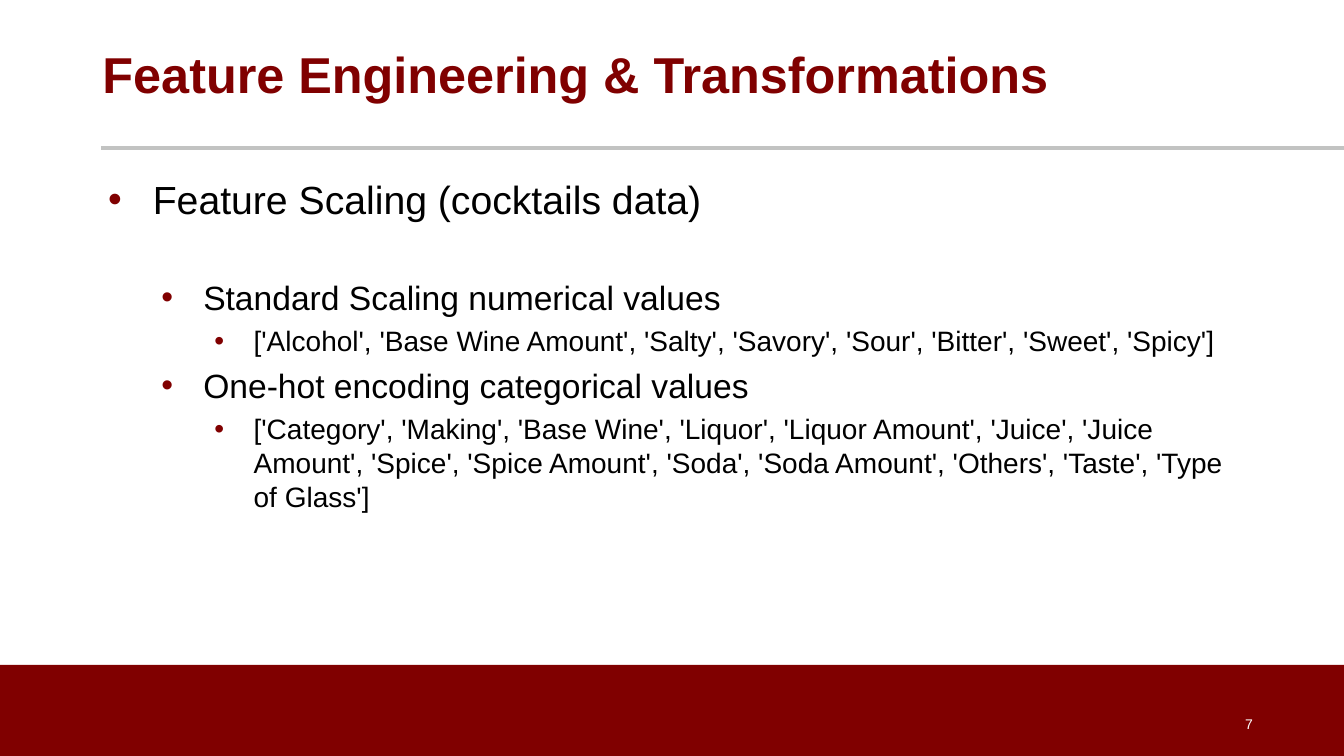
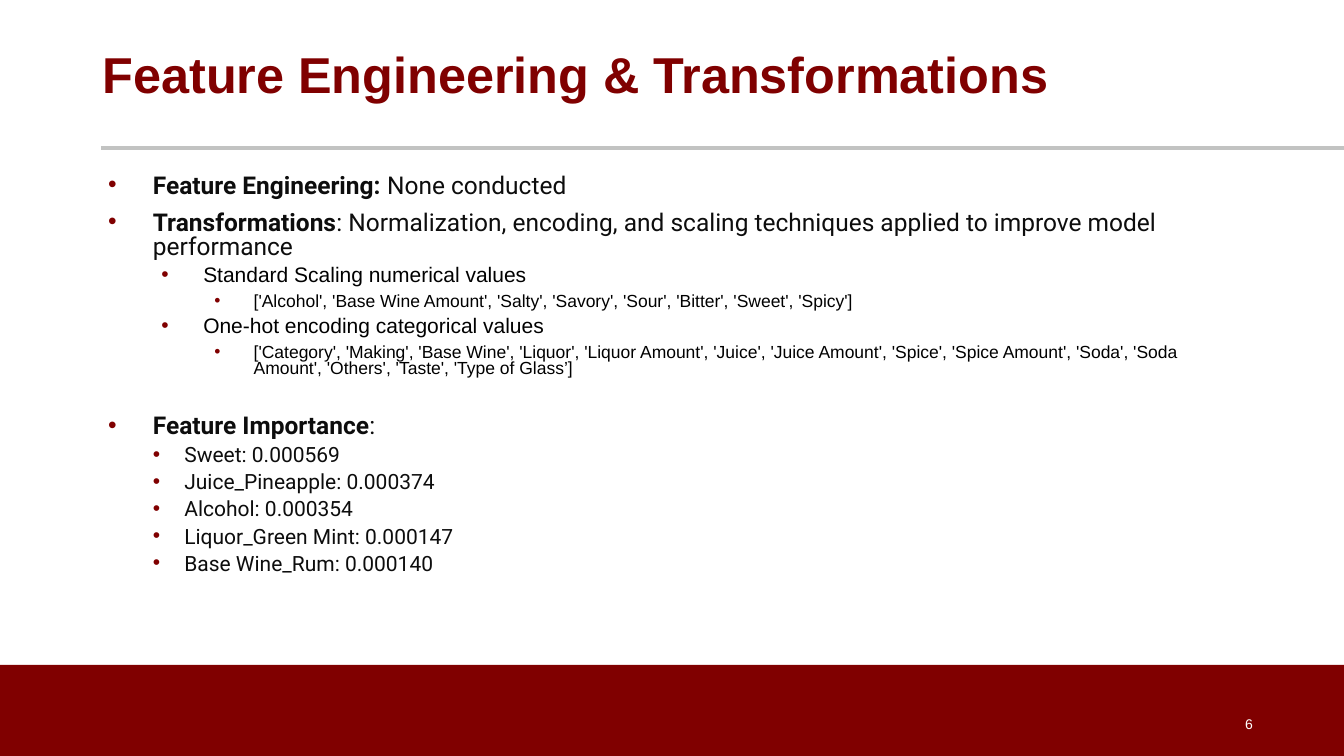
Before and after one commit to dpatel77/CocktailRecommenderSystem, a slide deck: slide 6 of Cocktail_Recommendation_System.pptx (slide 7 before the commit). Drawn at 1344x756 pixels with LibreOffice and Linux fonts; fonts in the diff are those of the drawing; background and template pictures are left out. Boxes give left, top, right and bottom in pixels: in the first picture for what was removed or moved away, otherwise in the second. Text is boxed around its words. In the diff, an @@ line names an element or a change of style, - is before the commit and + after.

```diff
--- a/Cocktail_Recommendation_System.pptx
+++ b/Cocktail_Recommendation_System.pptx
@@ text at (x1=153, y1=175, x2=1156, y2=260): text changed; size 28 to 17.5 pt; font Arial to Roboto; text colour #000000 to #0D0D0D @@
-• Feature Scaling (cocktails data)
+• Feature Engineering: None conducted
+• Transformations: Normalization, encoding, and scaling techniques applied to improve model performance
@@ text at (x1=203, y1=266, x2=852, y2=311): size 24 to 15 pt in "Standard Scaling numerical values", "One-hot encoding categorical values"; size 20 to 12.5 pt in "['Alcohol', 'Base Wine Amount', 'Salty', 'Savory', 'Sour', ..."; line spacing 1 to 0.8 @@
@@ text at (x1=153, y1=345, x2=1177, y2=573): text changed; size 20 to 12.5 pt @@
-    • ['Category', 'Making', 'Base Wine', 'Liquor', 'Liquor Amount', 'Juice', 'Juice Amount', 'Spice', 'Spice Amount', 'Soda', 'Soda Amount', 'Others', 'Taste', 'Type of Glass']
+    • ['Category', 'Making', 'Base Wine', 'Liquor', 'Liquor Amount', 'Juice', 'Juice Amount', 'Spice', 'Spice Amount', 'Soda', 'Soda Amount', 'Others', 'Taste', 'Type of Glass’]
+• Feature Importance:
+  • Sweet: 0.000569
+  • Juice_Pineapple: 0.000374
+  • Alcohol: 0.000354
+  • Liquor_Green Mint: 0.000147
+  • Base Wine_Rum: 0.000140
@@ page number at (x1=1245, y1=719, x2=1253, y2=729): text changed @@
-7
+6
```
Also in this commit, not shown: 6 other slides changed, 12 slides added, 1 slide removed.
